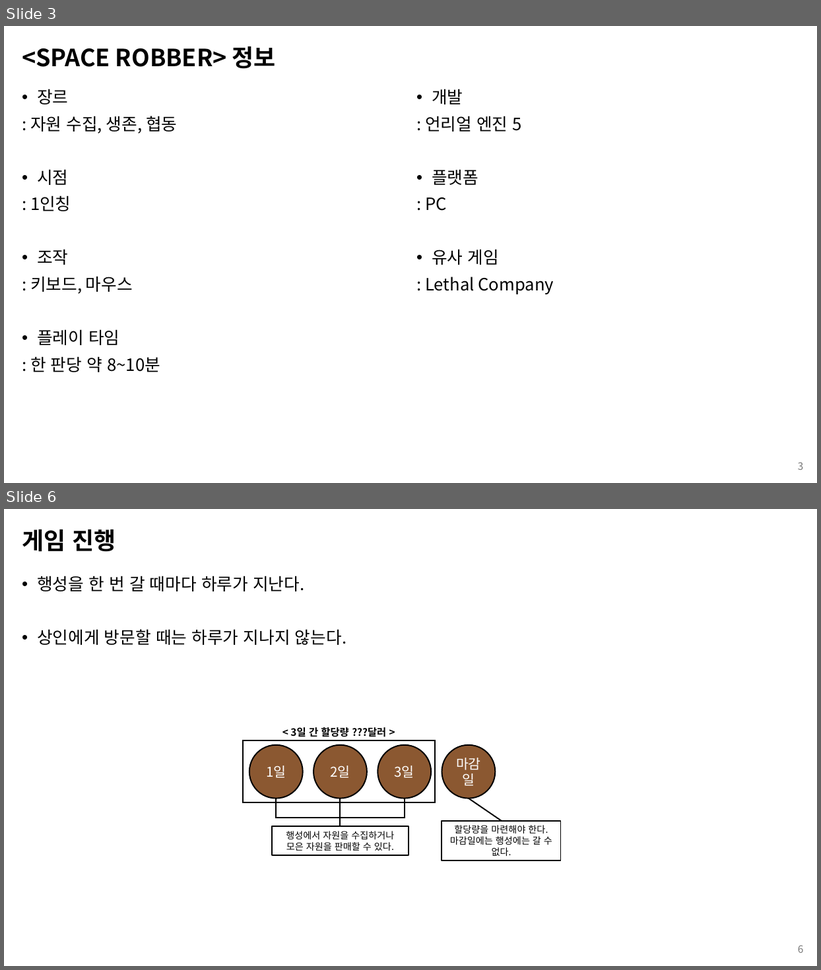
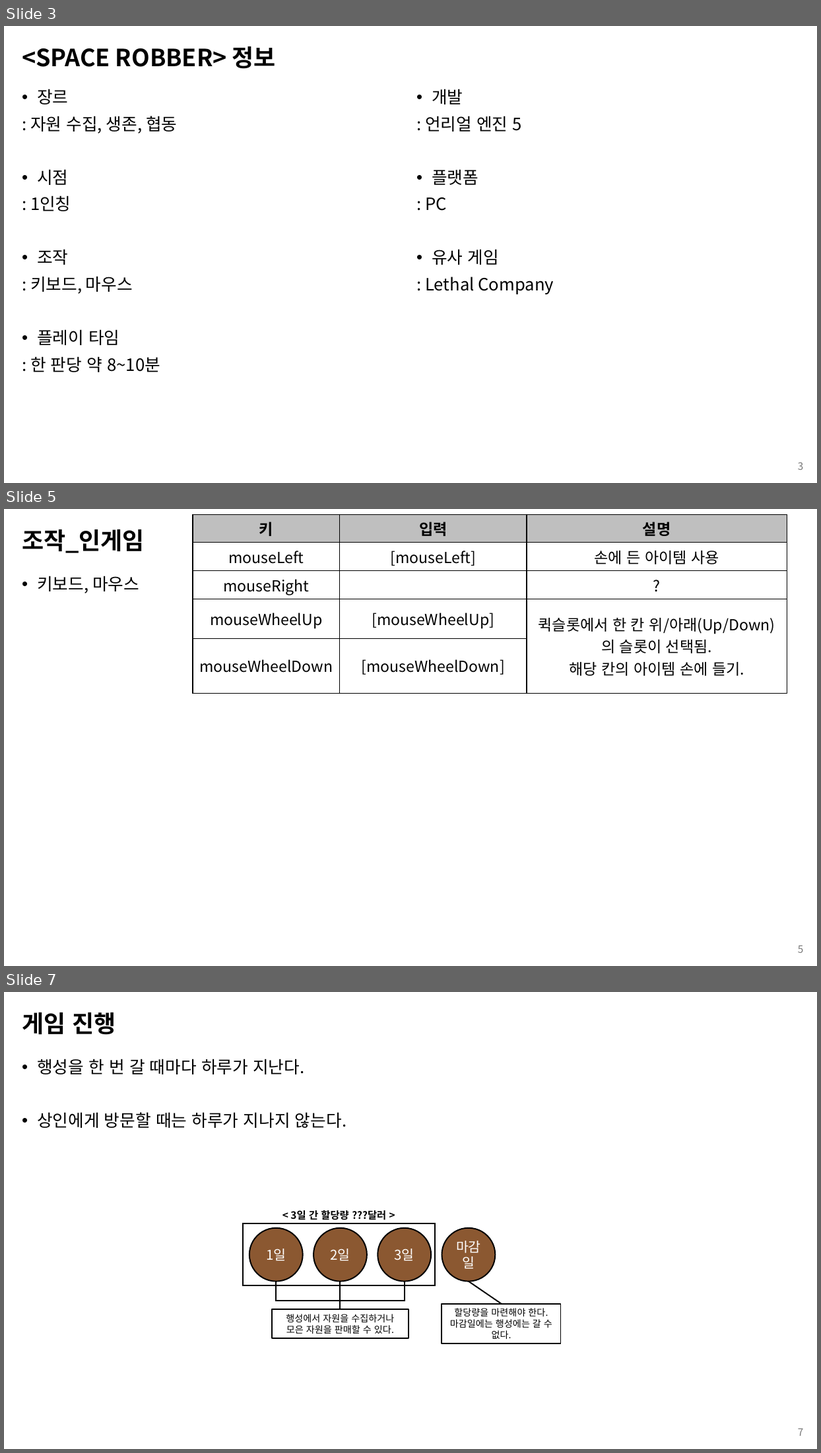
Before and after one commit to kimi5231/B1A2_project, a slide deck: 기획/SPACE ROBBER_기획서.pptx. Shown one above the other, each under a label of ours: slides 3 and 6 before the commit, slides 3, 5 and 7 after it; the slides between them are not shown. The pictures are 821x970 and 821x1453 pixels, drawn with LibreOffice and Linux fonts; fonts in the diff are those of the drawing. Boxes give left, top, right and bottom in pixels: in the first picture for what was removed or moved away, otherwise in the second. Text is boxed around its words. In the diff, an @@ line names an element or a change of style, - is before the commit and + after.

Commit message:
SPACE ROBBER_기획서 업데이트
조작 키 내용 일부 수정

```diff
--- a/기획/SPACE ROBBER_기획서.pptx
+++ b/기획/SPACE ROBBER_기획서.pptx
@@ slide 5 added at (x1=4, y1=509, x2=817, y2=966), background #FFFFFF @@
@@ table added at (x1=193, y1=514, x2=788, y2=679), 5 rows, 3 columns @@
+키 | 입력 | 설명
+mouseLeft | [mouseLeft] | 손에 든 아이템 사용
+mouseRight |  | ?
+mouseWheelUp | [mouseWheelUp] | 퀵슬롯에서 한 칸 위/아래(Up/Down)의 슬롯이 선택됨. / 해당 칸의 아이템 손에 들기.
+mouseWheelDown | [mouseWheelDown] | 
@@ title added at (x1=22, y1=529, x2=144, y2=553), 28 pt, text #000000, bold @@
+조작_인게임
@@ text added at (x1=37, y1=576, x2=139, y2=593), 20 pt, text #000000 @@
+• 키보드, 마우스
@@ page number added at (x1=798, y1=946, x2=804, y2=953), 12 pt, text #797979 @@
+5
@@ what was slide 6 is now slide 7 @@
@@ page number at (x1=798, y1=1429, x2=804, y2=1436): text changed @@
-6
+7
```
Also in this commit, not shown: 3 slides changed.
